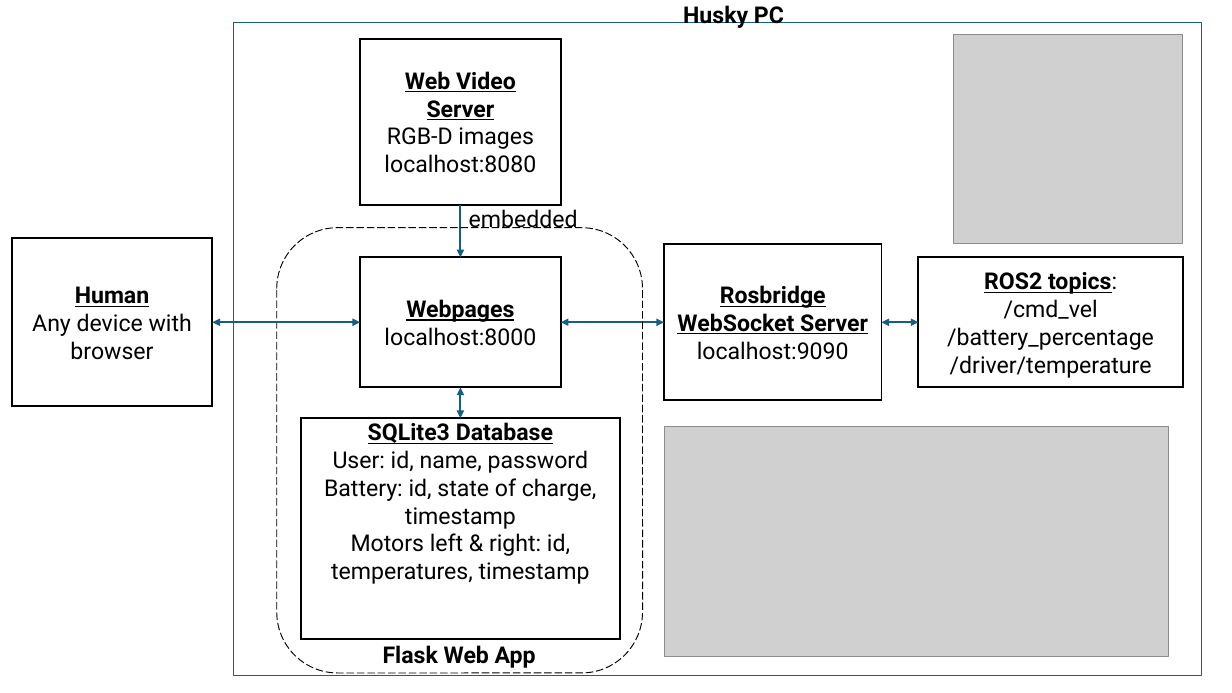
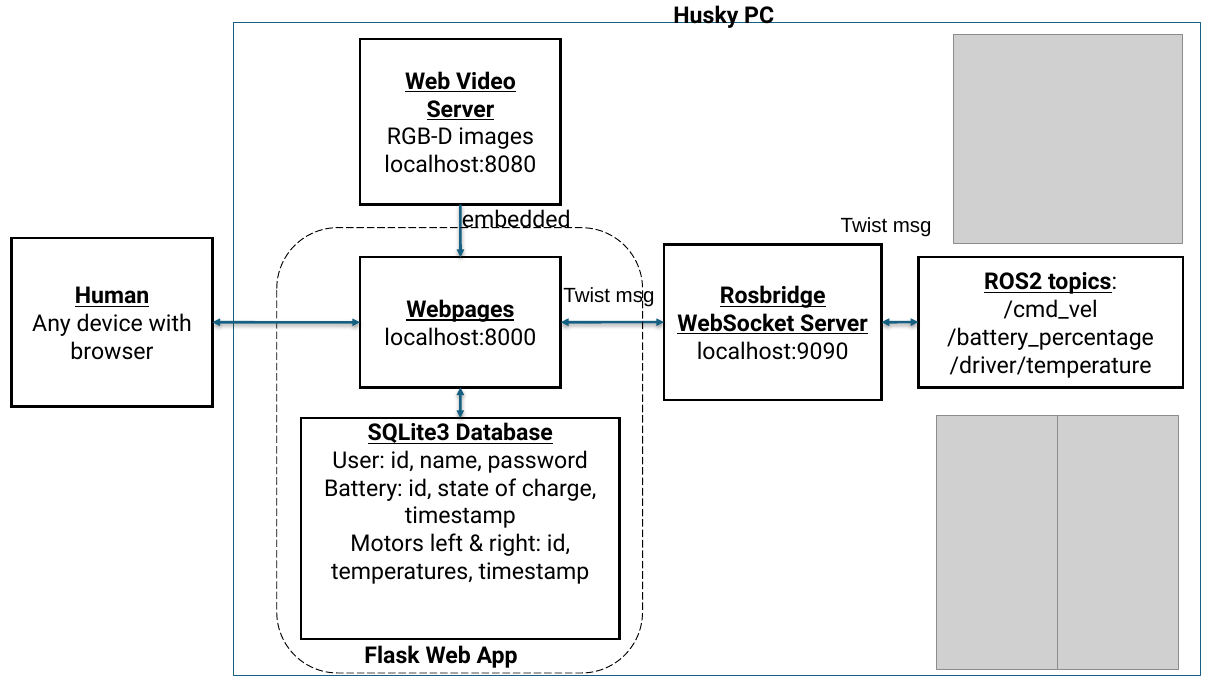
Before and after one commit to TKL01/IEEE-Telepresence-Draft, a slide deck: slide 1 of images/ROS_Web_App_Architecture.pptx. Drawn at 1232x693 pixels with LibreOffice and Linux fonts; fonts in the diff are those of the drawing; grey boxes stand for pictures. Boxes give left, top, right and bottom in pixels: in the first picture for what was removed or moved away, otherwise in the second. Text is boxed around its words. In the diff, an @@ line names an element or a change of style, - is before the commit and + after.

```diff
--- a/images/ROS_Web_App_Architecture.pptx
+++ b/images/ROS_Web_App_Architecture.pptx
@@ text "Husky PC": place and size @@
-text "Husky PC" at <box>683,5,784,28</box>
+text "Husky PC" at <box>673,5,774,28</box>
@@ text "embedded": place and size @@
-text "embedded" at <box>469,209,578,228</box>
+text "embedded" at <box>462,209,571,229</box>
@@ arrow removed from (460, 205) to (460, 257) @@
@@ freeform shape added at <box>460,205,460,258</box>, outline #156082 2 pt @@
@@ rounded rectangle at <box>277,227,643,673</box>: proportions changed @@
@@ text added at <box>841,217,932,237</box>, 16 pt, text #000000 @@
+Twist msg
@@ text added at <box>563,286,655,307</box>, 16 pt, text #000000 @@
+Twist msg
@@ double arrow removed from (213, 323) to (360, 323) @@
@@ freeform shape added at <box>213,323,360,323</box>, outline #156082 2 pt @@
@@ double arrow removed from (561, 323) to (665, 323) @@
@@ freeform shape added at <box>561,323,665,323</box>, outline #156082 2 pt @@
@@ double arrow removed from (882, 323) to (919, 323) @@
@@ freeform shape added at <box>882,323,919,323</box>, outline #156082 2 pt @@
@@ double arrow removed from (460, 387) to (460, 419) @@
@@ freeform shape added at <box>460,387,460,418</box>, outline #156082 2 pt @@
@@ outline #000000 1.5 pt to #000000 2 pt in 5 elements at <box>12,238,213,407</box>, <box>665,245,882,400</box>, <box>360,257,561,387</box>, <box>919,257,1183,387</box>, <box>301,419,620,640</box> @@
@@ picture added at <box>937,416,1058,670</box> @@
@@ picture added at <box>1057,416,1178,670</box> @@
@@ picture removed at <box>665,427,1169,656</box> @@
@@ text "Flask Web App": place and size @@
-text "Flask Web App" at <box>383,645,536,668</box>
+text "Flask Web App" at <box>364,645,518,668</box>
```
Also in this commit, not shown: 10 other files.
